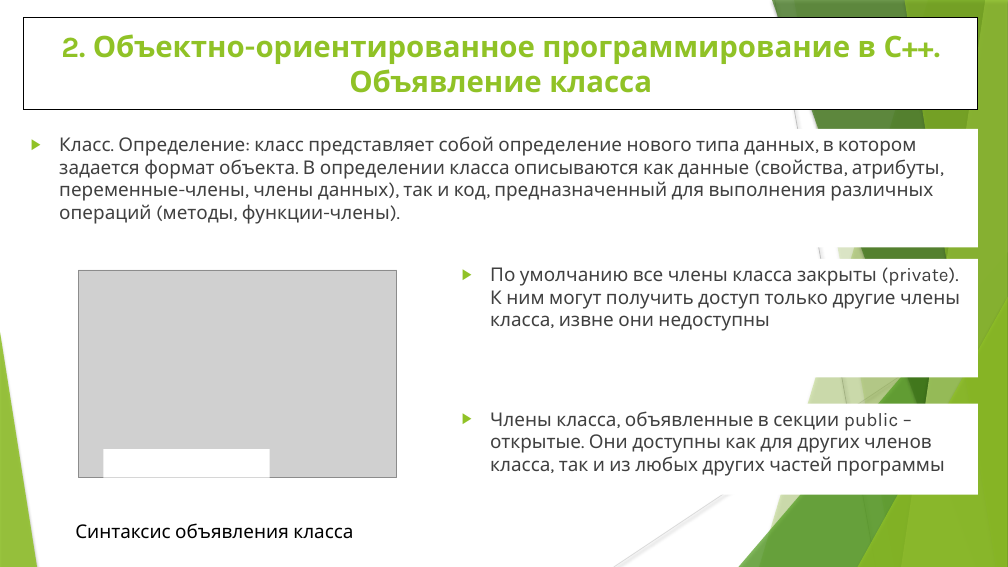
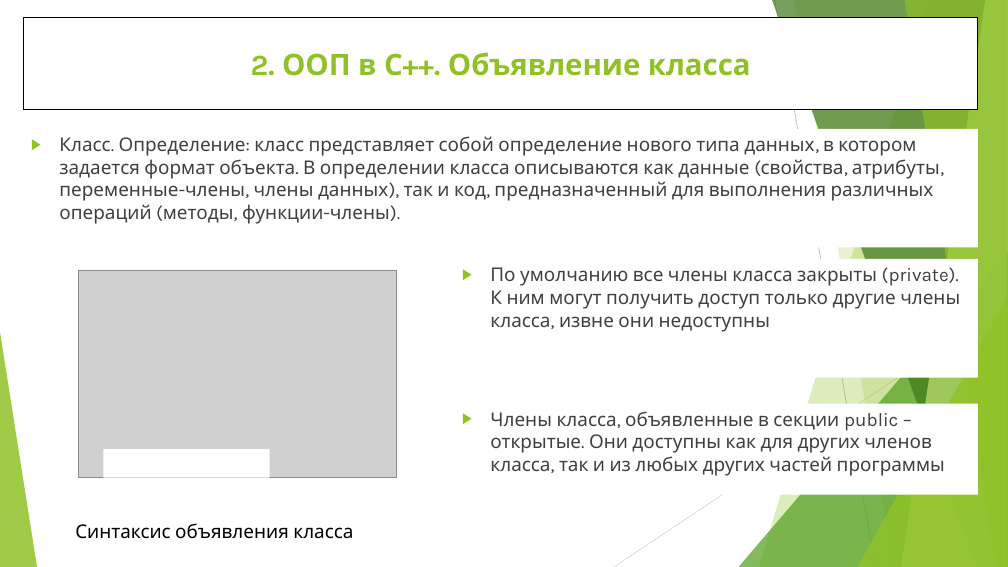
Before and after one commit to WhiteCatStudies/lectures, a slide deck: slide 18 of pt1/lectures/lecture1/lecture1.pptx. Drawn at 1008x567 pixels with LibreOffice and Linux fonts; fonts in the diff are those of the drawing; grey boxes stand for pictures. Boxes give left, top, right and bottom in pixels: in the first picture for what was removed or moved away, otherwise in the second. Text is boxed around its words. In the diff, an @@ line names an element or a change of style, - is before the commit and + after.

```diff
--- a/pt1/lectures/lecture1/lecture1.pptx
+++ b/pt1/lectures/lecture1/lecture1.pptx
@@ title "2. ООП в С++. Объявление ..." at (23, 17, 979, 110): rectangle to title @@
@@ line (775, 0) - (876, 567): stroke #BFBFBF 0.74 pt to #BFBFBF 0.75 pt @@
@@ freeform shape at (794, 0, 1008, 567): shadow off; outline redrawn @@
@@ title at (251, 52, 751, 76): text changed @@
-2. Объектно-ориентированное программирование в С++. Объявление класса
+2. ООП в С++. Объявление класса
@@ indent changed in 3 elements at (454, 259, 979, 378), (454, 404, 979, 495), (59, 136, 940, 224) @@
@@ shadow off in 6 elements at (759, 0, 1008, 567), (739, 252, 1008, 567), (772, 0, 1008, 567), (901, 0, 1008, 567), (904, 0, 1008, 567), (858, 297, 1008, 567) @@
@@ line (1008, 305) - (614, 567): stroke #D9D9D9 0.74 pt to #D9D9D9 0.75 pt @@
```
Also in this commit, not shown: 29 other slides changed, 1 slide added.
